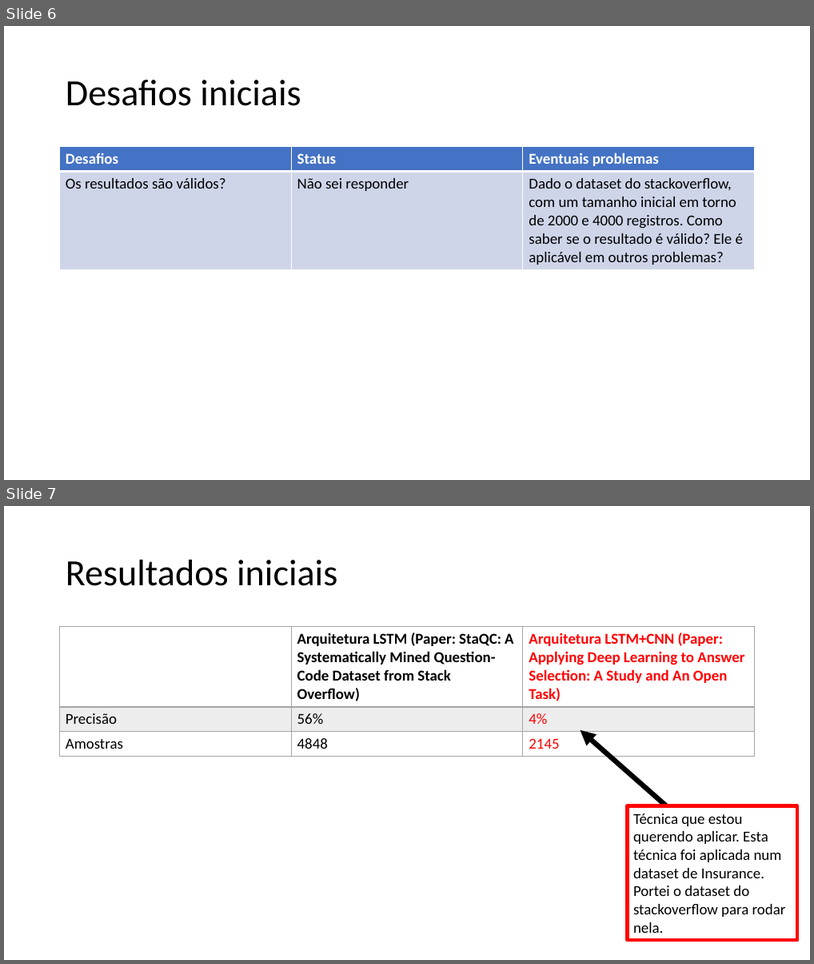
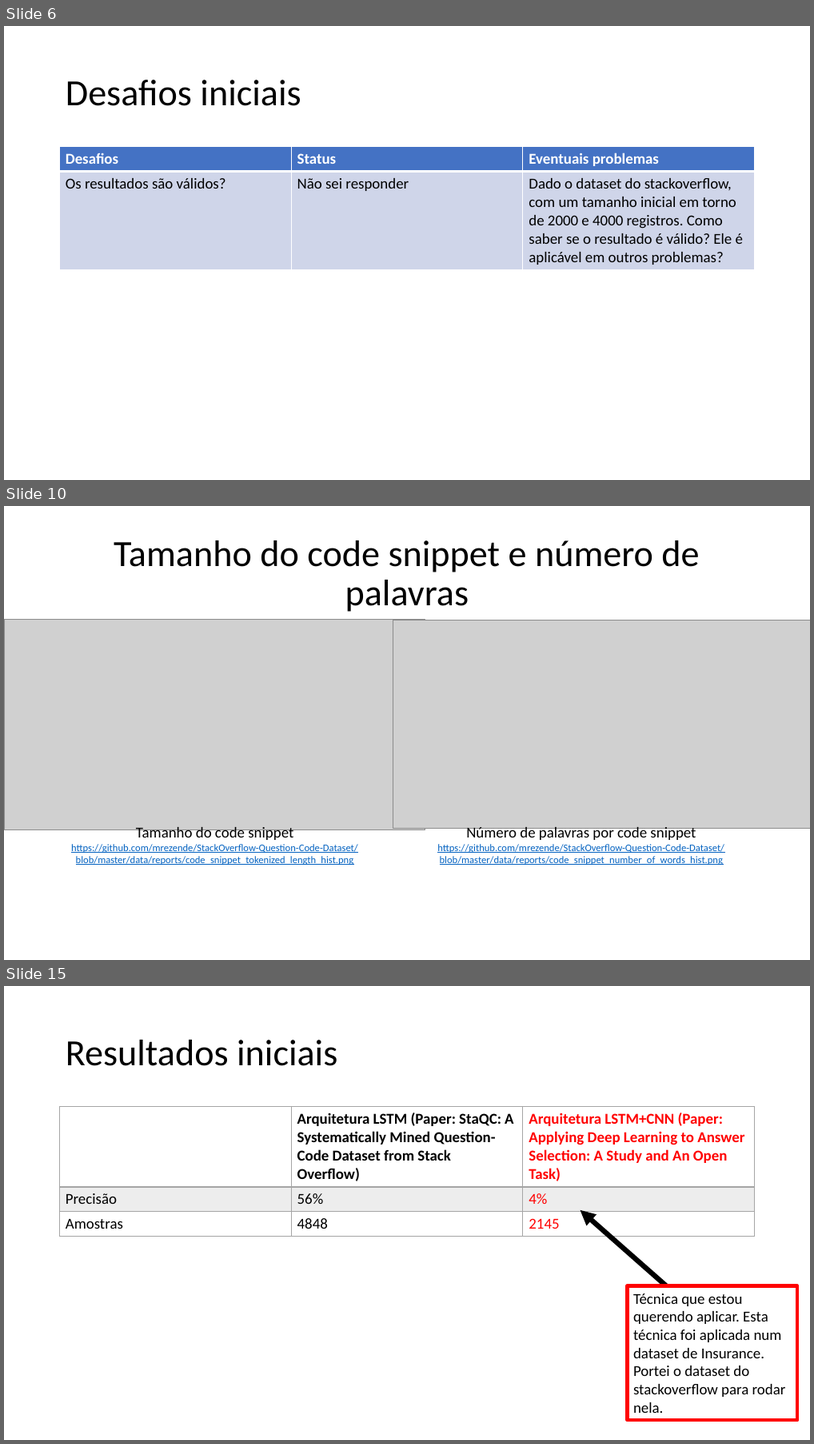
Before and after one commit to mrezende/Question-Answer-Selection, a slide deck: draft/presentation_draft.pptx. Shown one above the other, each under a label of ours: slides 6 and 7 before the commit, slides 6, 10 and 15 after it; the slides between them are not shown. The pictures are 814x964 and 814x1444 pixels, drawn with LibreOffice and Linux fonts; fonts in the diff are those of the drawing; grey boxes stand for pictures. Boxes give left, top, right and bottom in pixels: in the first picture for what was removed or moved away, otherwise in the second. Text is boxed around its words. In the diff, an @@ line names an element or a change of style, - is before the commit and + after.

Commit message:
add word2vec similar words. Deep Learning Model Example. Parameters explained

```diff
--- a/draft/presentation_draft.pptx
+++ b/draft/presentation_draft.pptx
@@ slide 10 added at bbox=[4, 506, 810, 960], background #FFFFFF @@
@@ title added at bbox=[114, 540, 699, 612], 44 pt, text #000000 @@
+Tamanho do code snippet e número de palavras
@@ picture added at bbox=[4, 619, 425, 830] @@
@@ picture added at bbox=[394, 620, 810, 828] @@
@@ text added at bbox=[71, 827, 358, 864], 12 pt, text #0563C1, underline @@
+Tamanho do code snippet
+https://github.com/mrezende/StackOverflow-Question-Code-Dataset/blob/master/data/reports/code_snippet_tokenized_length_hist.png
@@ text added at bbox=[438, 825, 725, 864], 12 pt, text #0563C1, underline @@
+Número de palavras por code snippet
+https://github.com/mrezende/StackOverflow-Question-Code-Dataset/blob/master/data/reports/code_snippet_number_of_words_hist.png
@@ what was slide 7 is now slide 15 @@
```
Also in this commit, not shown: 2 slides changed, 7 other slides added, 1 other file.
